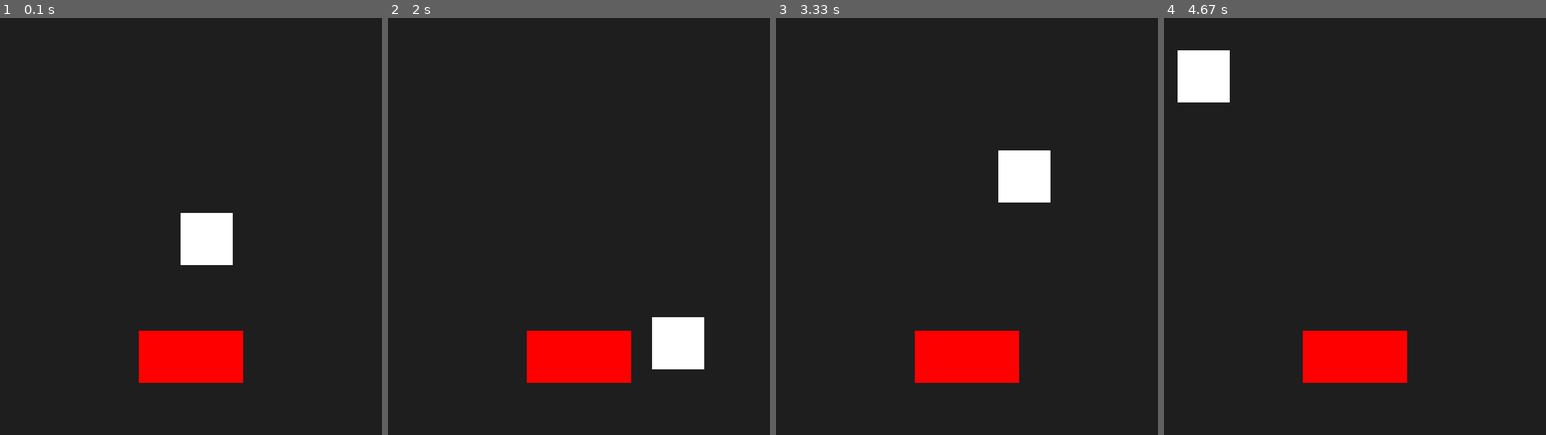
Above: before the commit, frames 1-4 (left to right).
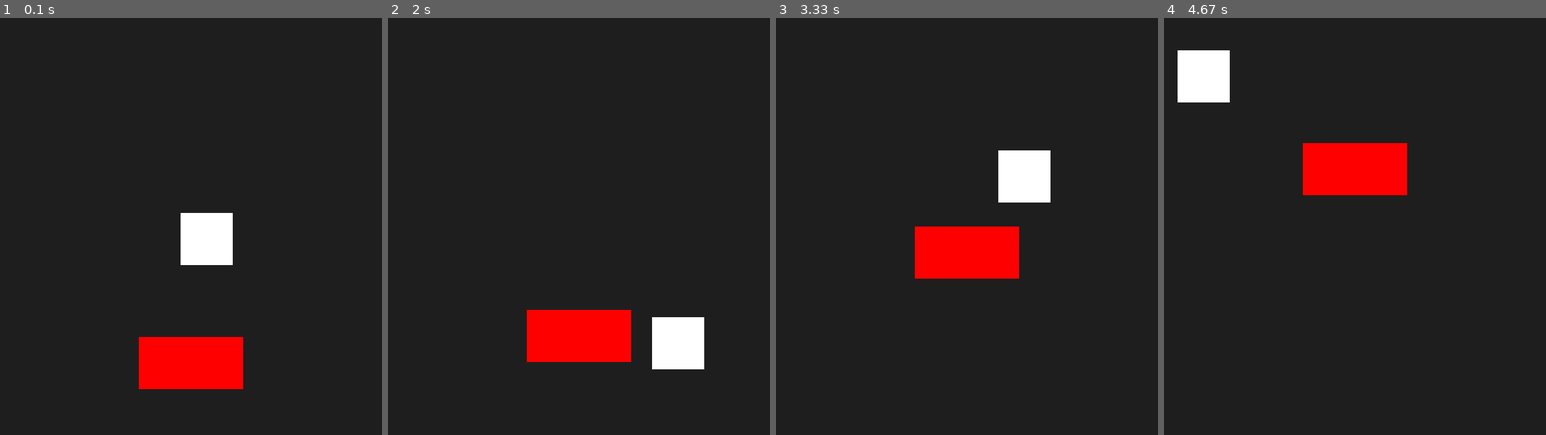
Above: after the commit, the same moments.

Repository: brccabral/Python_Pygame_CollisionsStaticMoving
Game: pygame game, started from main.py
Two runs of this game, one before a commit and one after it. Both use one fixed random seed, a clock stepped at 60 frames per second and the inputs below.
Inputs:
- Up to frame 1 (0.1 s): no input
- Up to frame 2 (2 s): no input
- Up to frame 3 (3.33 s): no input
- Up to frame 4 (4.67 s): no input

The runs differ from the first frame. In frame 1, 0.8% of the frame differs, in the area x 36-64%, y 75-89%; in frame 2, 2.7%; in frame 3, 6.8%, in the area x 36-64%, y 50-88%; in frame 4, 6.8%.

Commit message:
other rect moves, but collisions have bug

Diff:
--- a/main.py
+++ b/main.py
@@ -2,7 +2,7 @@
 
 
 def bouncing_rect():
-    global x_speed, y_speed
+    global x_speed, y_speed, other_speed
 
     moving_rect.x += x_speed
     moving_rect.y += y_speed
@@ -12,6 +12,11 @@
         x_speed *= -1
     if moving_rect.bottom >= screen_width or moving_rect.top <= 0:
         y_speed *= -1
+
+    # moving other rect
+    other_rect.y += other_speed
+    if other_rect.top <= 0 or other_rect.bottom >= screen_height:
+        other_speed *= -1
 
     # collision with other rect
     collision_tolerance = 10
